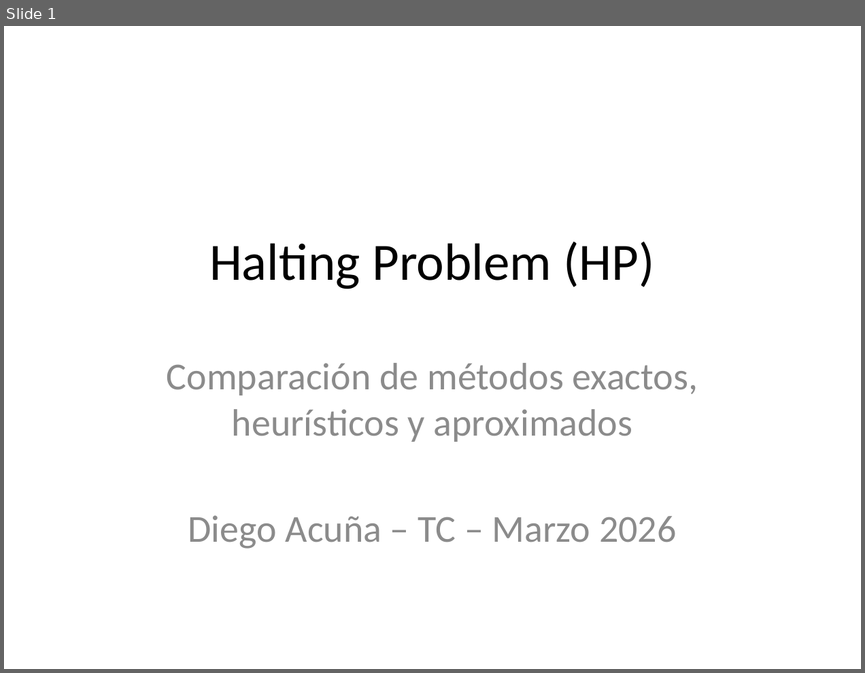
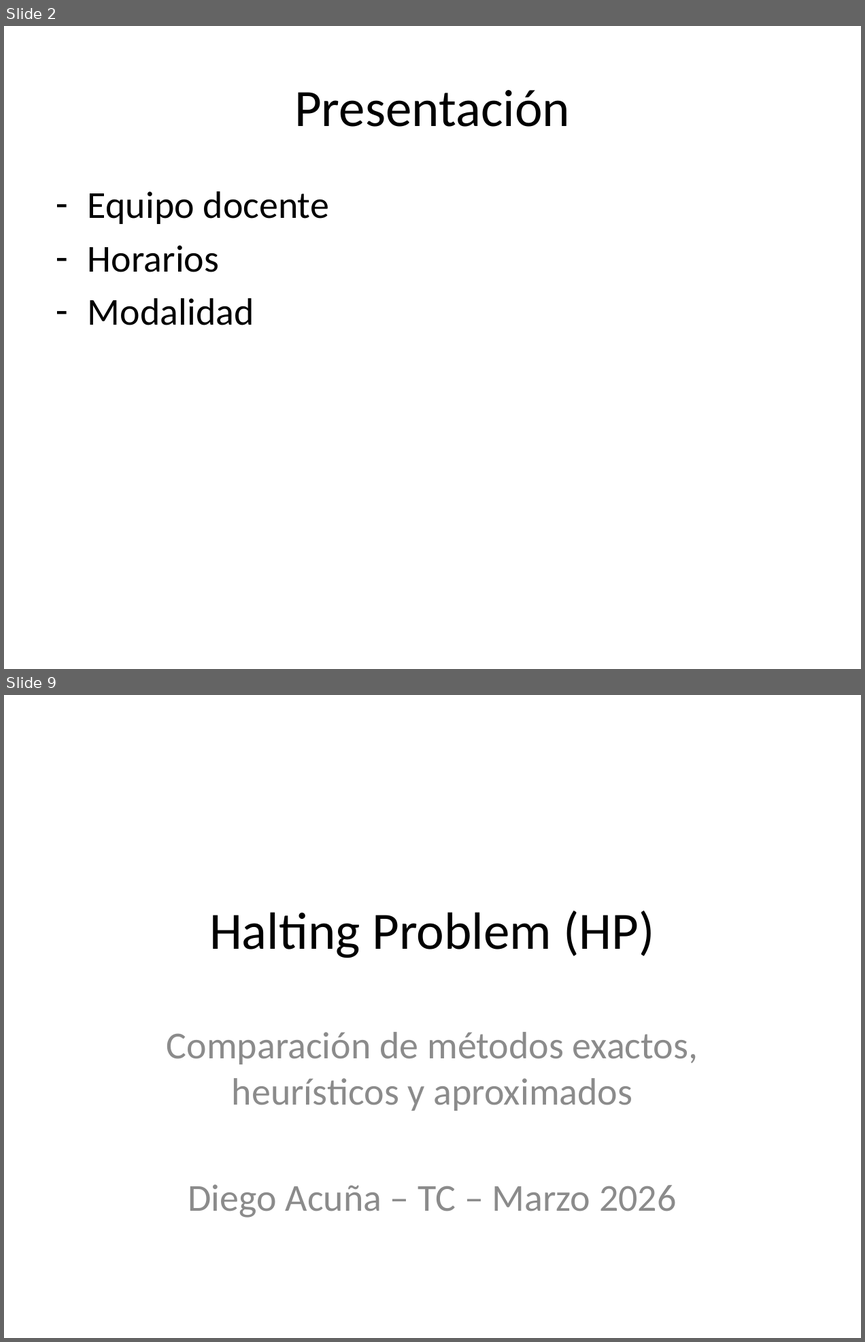
Before and after one commit to diegoacu1234/TC_Marzo26, a slide deck: S01_Intro/01_ProblemasIntroductorios/Diapos.pptx. Shown one above the other, each under a label of ours: slide 1 before the commit, slides 2 and 9 after it; the slides between them are not shown. The pictures are 865x673 and 865x1342 pixels, drawn with LibreOffice and Linux fonts; fonts in the diff are those of the drawing. Boxes give left, top, right and bottom in pixels: in the first picture for what was removed or moved away, otherwise in the second. Text is boxed around its words. In the diff, an @@ line names an element or a change of style, - is before the commit and + after.

```diff
--- a/S01_Intro/01_ProblemasIntroductorios/Diapos.pptx
+++ b/S01_Intro/01_ProblemasIntroductorios/Diapos.pptx
@@ slide 2 added at [4, 26, 861, 669], background #FFFFFF @@
@@ title added at [294, 90, 570, 127], 44 pt, text #000000 @@
+Presentación
@@ text added at [88, 191, 329, 325], 32 pt, text #000000 @@
+– Equipo docente
+– Horarios
+– Modalidad
@@ what was slide 1 is now slide 9 @@
```
Also in this commit, not shown: 8 other slides added, 1 other file.
